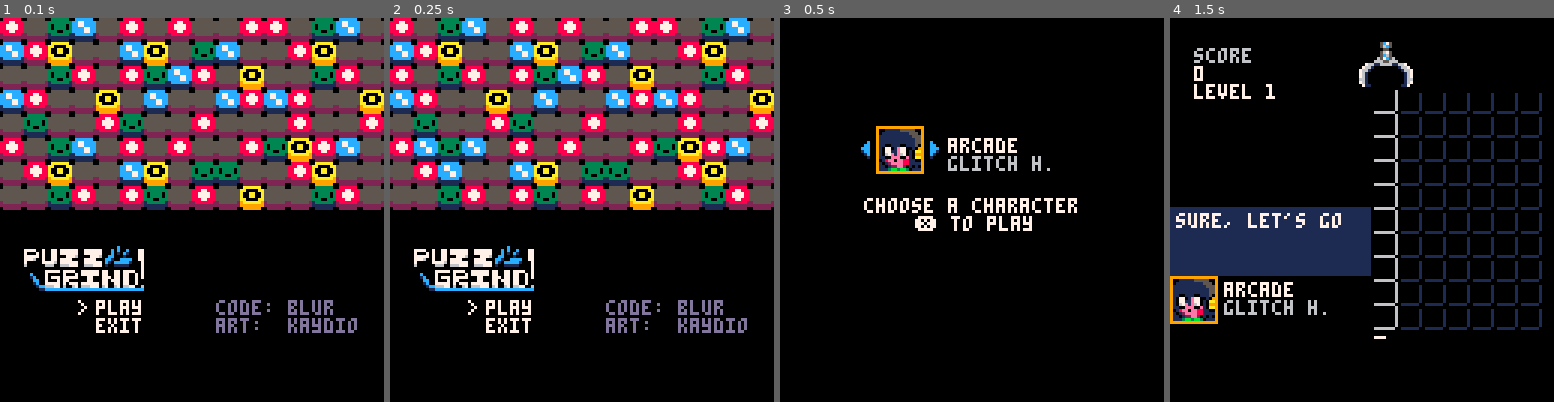
Above: before the commit, frames 1-4 (left to right).
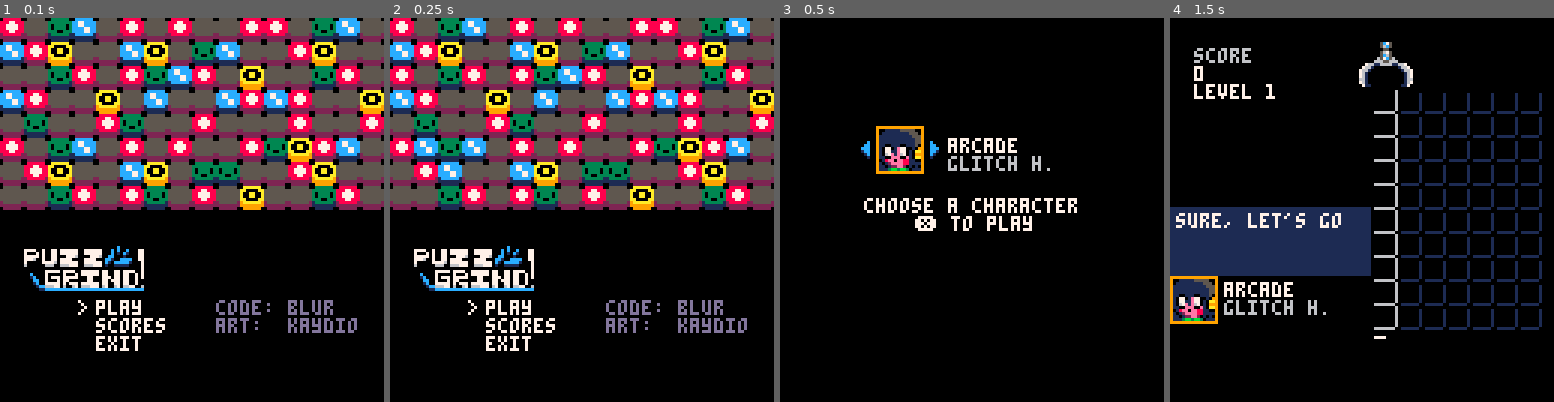
Above: after the commit, the same moments.

Repository: ssblur/puzzgrind
Game: PICO-8 cartridge puzgrind.p8
The game is run twice, just before and just after one commit, with the same random seed, the same clock (stepped at 60 frames per second) and the same inputs.
Inputs:
- Up to frame 1 (0.1 s): no input
- Up to frame 2 (0.25 s): no input
- Up to frame 3 (0.5 s): tap X (X key) at 0.33 s
- Up to frame 4 (1.5 s): tap O (Z key) at 0.7 s; tap X (X key) at 1.07 s

The runs differ from the first frame. In frame 1, 0.5% of the frame differs, in the area x 25-43%, y 78-87%; in frame 2, 0.5%; in frame 3, nothing differs; in frame 4, nothing differs.

Commit message:
Add high scores

Diff:
--- a/board.lua
+++ b/board.lua
@@ -77,6 +77,8 @@
 -- end the game
 function gameover()
 	game = 2
+	_xdel = 20
+	_ihi = save_score()
 	dover()
 end
 
--- a/characters.lua
+++ b/characters.lua
@@ -6,18 +6,22 @@
             "radicool!\n  (radical+cool)",
             "sick moves!",
             "niiiiiiiice",
-            "that was dank"
+            "that was dank",
+            "schnice"
         },
         watch = {
             "gotta watch \nout",
             "that's a lotta\nblocks, damn",
-            "i have every \ndisease"
+            "i have every \ndisease",
+            "fr?"
         },
         start = {
-            "let's get nasty!"
+            "let's get nasty!",
+            "i'm on it"
         },
         over = {
-            "ugh! you reek!"
+            "ugh! you reek!",
+            "this stinks...."
         }
     },
     {
@@ -42,10 +46,10 @@
         match = {
             "that's cool,\ni guess...",
             "sweet",
-            "(:"
+            "(:",
+            "lol nice"
         },
         watch = {
-            "that really\ngrinds my gears",
             ":/",
             "wait, fr?"
         },
@@ -53,55 +57,70 @@
             "sure, let's go"
         },
         over = {
-            "whatever..."
+            "whatever...",
+            "just hit ❎ already"
         }
     },
     {
         name = "bashi",
         gang = "glitch h.",
         match = {
-            "bashi blast!"
+            "bashi blast",
+            "pog"
         },
         watch = {
-            "[redacted]"
+            "[redacted]",
+            " ",
+            "come on"
         },
         start = {
-            "fine"
+            "fine",
+            "let's do this..."
         },
         over = {
-            "goddammit"
+            "goddammit",
+            "really?"
         }
     },
     {
         name = "shambo",
         gang = "street rats",
         match = {
-            "this is like\nthat time..."
+            "this is like\nthat time...",
+            "let's goooooo"
         },
         watch = {
-            "ew, i got some\nblock on me"
+            "ew, i got some\nblock on me",
+            "unlucky!",
+            "aw shit"
         },
         start = {
-            "luck's on our\nside!"
+            "luck's on our\nside!",
+            "let's roll the\ndice!"
         },
         over = {
-            "better luck next time!"
+            "better luck next time!",
+            "ouch! unlucky!"
         }
     },
     {
         name = "flow",
         gang = "street rats",
         match = {
-            "get it twisted"
+            "get it twisted",
+            "i always win"
         },
         watch = {
-            "ugh... not cool"
+            "ugh... not cool",
+            "i still got this"
         },
         start = {
-            "go with the flow!"
+            "go with the flow!",
+            "let's go!"
         },
         over = {
-            "you'll find your rhythm!"
+            "you'll find your rhythm!",
+            "there's always next time"
         }
     }
 }
--- /dev/null
+++ b/highscore.lua
@@ -0,0 +1,67 @@
+cartdata("puzzgrind_high")
+
+function save_score()
+    if _points == 0 then return end
+    local s = scores()
+    s[#s+1] = {_ch, _points}
+    local ns = {}
+    for i=0,9,1 do
+        if #s>0 then
+            ns[i] = _picktop(s)
+        end
+    end
+    for i,v in pairs(ns) do
+        dset(i*2, v[1])
+        dset(i*2 + 1, v[2])
+    end
+    return ns[0][2] == _points
+end
+
+function scores()
+    local scores = {}
+    for i=0,9 do
+        local s = { dget(i*2), dget(i*2 + 1) }
+        if s[1] == 0 then return scores end
+        scores[i+1] = s
+    end
+    return scores
+end
+
+function _dscores()
+    local s = scores()
+    print("high scores:", 2, 2)
+    if #s == 0 then
+        print("no scores saved...")
+    end
+    for k,v in pairs(s) do
+        if v[1]>0 and k<6 then
+            local y = 10+(k-1)*18
+            local ch = v[1] - 1
+            ch *= 4
+            map(2+ch,0,8,y,2,2)
+            print(c[v[1]].name, 26, y+5, 7)
+            print(v[2], 64, y+5, 7)
+        end
+    end
+    print("press ❎ to return", 2, 120)
+end
+
+function _uscores()
+    if _x() then
+        game = 0
+    end
+end
+
+function _picktop(t)
+    local i = nil
+    for k,v in pairs(t) do
+        if i==nil or v[2] > t[i][2] then
+            if v[1] > 0 then
+                i = k
+            end
+        end
+    end
+    local v = t[i]
+    t[i] = nil
+    return v
+end
--- a/puzgrind.p8
+++ b/puzgrind.p8
@@ -9,9 +9,12 @@
 #include ./board.lua
 #include ./char.lua
 #include ./points.lua
+#include ./points.lua
+#include ./highscore.lua
 
 _bup = 4
 _gup = 40
+_ihi = false
 function _update()
 	_gup -= 1
 	_gup %= 40
@@ -35,6 +38,8 @@
 		end
 	elseif game==3 then
 		_upsel()
+	elseif game==4 then
+		_uscores()
 	end
 end
 
@@ -59,10 +64,13 @@
 		rectfill(0, y-2, 127, y+19, 8)
 		print("game over",
 			x, y, 7)
-		print("points: ".._points)
+		print("points: ".._points
+			..(_ihi and " (high)" or ""))
 		print("press ❎...")
 	elseif game==3 then
 		_dpsel()
+	elseif game==4 then
+		_dscores()
 	end
 end
 
@@ -74,6 +82,12 @@
 		function()
 			resetboard()
 			game = 3
+		end
+	},
+	{
+		"scores",
+		function()
+			game = 4
 		end
 	},
 	{
@@ -191,9 +205,17 @@
 	print("\*5 \-d❎ to play")
 end
 
+_xdel = 0
 -- button helper
 function _x()
-	return btnp(❎) or btnp(🅾️)
+	if _xdel >= 0 then -- delay next input
+		_xdel -= 1
+		return
+	end
+	if btnp(❎) or btnp(🅾️) then
+		sfx(2, 1)
+		return true
+	end
 end
 
 __gfx__
Not shown, changed: the thumbnail (__label__) section of puzgrind.p8
Not shown, added: .gitignore
